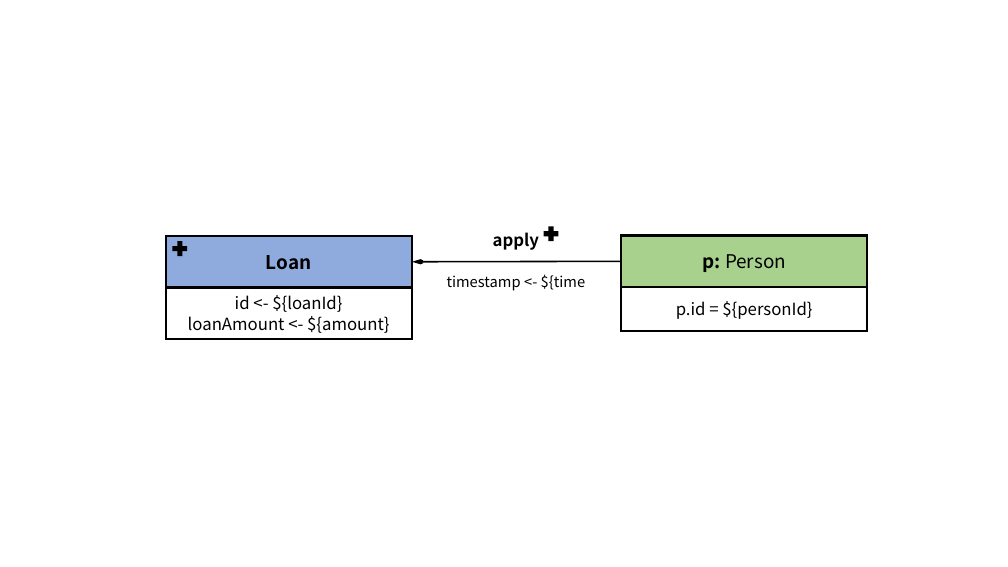
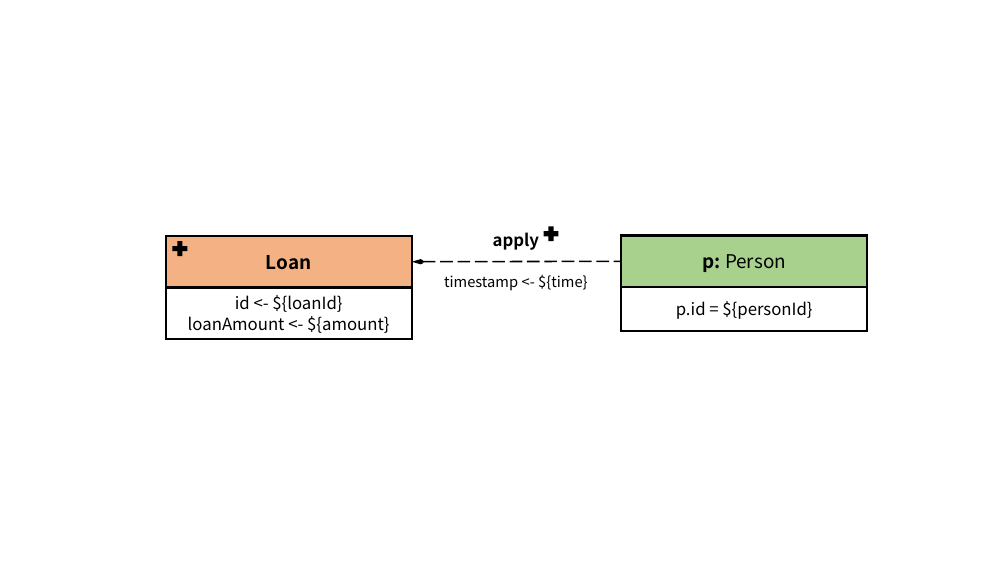
Before and after one commit to ldbc/ldbc_finbench_docs, a slide deck: slide 5 of patterns/transaction-write.pptx. Drawn at 1008x567 pixels with LibreOffice and Linux fonts; fonts in the diff are those of the drawing. Boxes give left, top, right and bottom in pixels: in the first picture for what was removed or moved away, otherwise in the second. Text is boxed around its words. In the diff, an @@ line names an element or a change of style, - is before the commit and + after.

```diff
--- a/patterns/transaction-write.pptx
+++ b/patterns/transaction-write.pptx
@@ rectangle "Loan" at (x1=166, y1=236, x2=412, y2=287): fill #8FAADC to #F4B183 @@
@@ arrow (412, 262) - (622, 262): stroke #000000 1.5 pt to #000000 1.5 pt dashed @@
@@ text at (x1=444, y1=274, x2=588, y2=291): text changed @@
-timestamp <- ${time
+timestamp <- ${time}
```
Also in this commit, not shown: 5 other slides changed, 41 other files.
